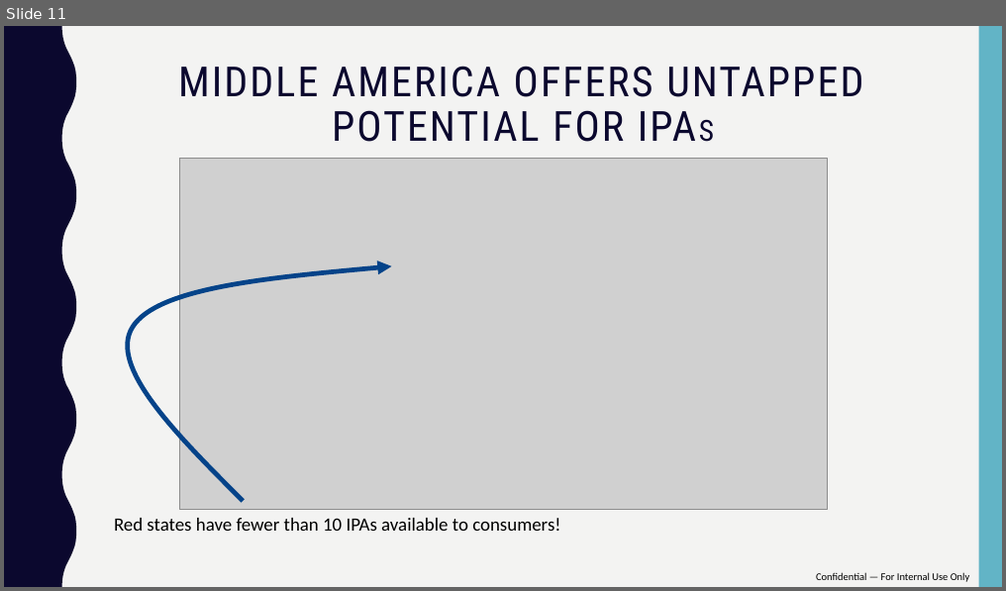
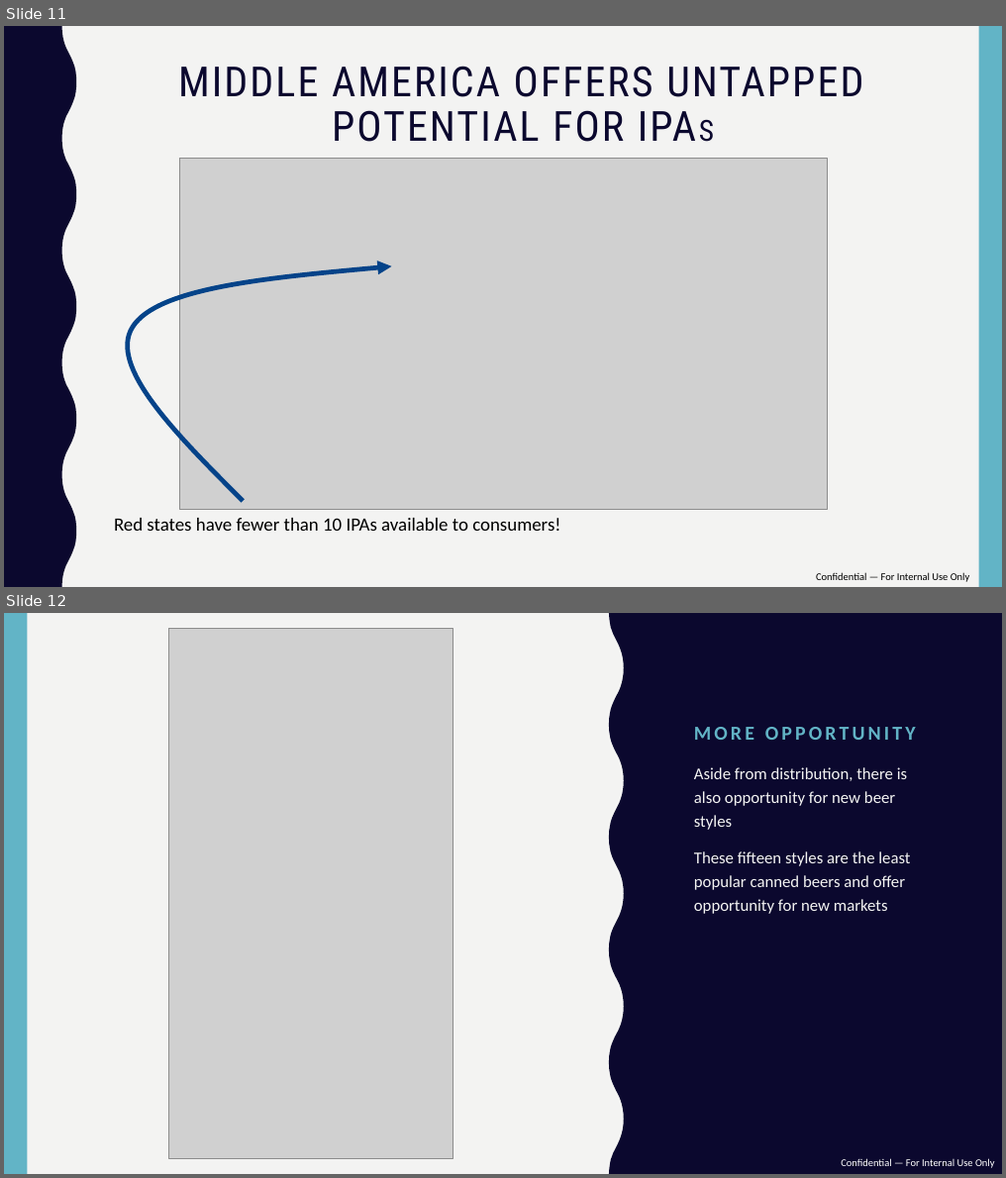
Before and after one commit to mattfarrow1/6306-project-1, a slide deck: docs/Matt_Farrow_Megan_Ball_DS6306_EDA.pptx. Shown one above the other, each under a label of ours: slide 11 before the commit, slides 11 and 12 after it. The pictures are 1006x591 and 1006x1178 pixels, drawn with LibreOffice and Linux fonts; fonts in the diff are those of the drawing; grey boxes stand for pictures. Boxes give left, top, right and bottom in pixels: in the first picture for what was removed or moved away, otherwise in the second. Text is boxed around its words. In the diff, an @@ line names an element or a change of style, - is before the commit and + after.

```diff
--- a/docs/Matt_Farrow_Megan_Ball_DS6306_EDA.pptx
+++ b/docs/Matt_Farrow_Megan_Ball_DS6306_EDA.pptx
@@ slide 12 added at (x1=4, y1=613, x2=1002, y2=1174), background #F3F3F2 @@
@@ rectangle added at (x1=4, y1=613, x2=27, y2=1174), fill #62B4C6 @@
@@ picture added at (x1=168, y1=629, x2=452, y2=1158) @@
@@ freeform shape added at (x1=609, y1=613, x2=1002, y2=1174), fill #0B082E @@
@@ title added at (x1=694, y1=727, x2=916, y2=740), 19 pt, text #62B4C6, bold @@
+MORE OPPORTUNITY
@@ text added at (x1=694, y1=767, x2=910, y2=914), 16 pt, text #F3F3F2 @@
+Aside from distribution, there is also opportunity for new beer styles
+These fifteen styles are the least popular canned beers and offer opportunity for new markets
@@ text added at (x1=841, y1=1158, x2=995, y2=1168), 10 pt, text #FFFFFF @@
+Confidential — For Internal Use Only
```
Also in this commit, not shown: 1 other file.
